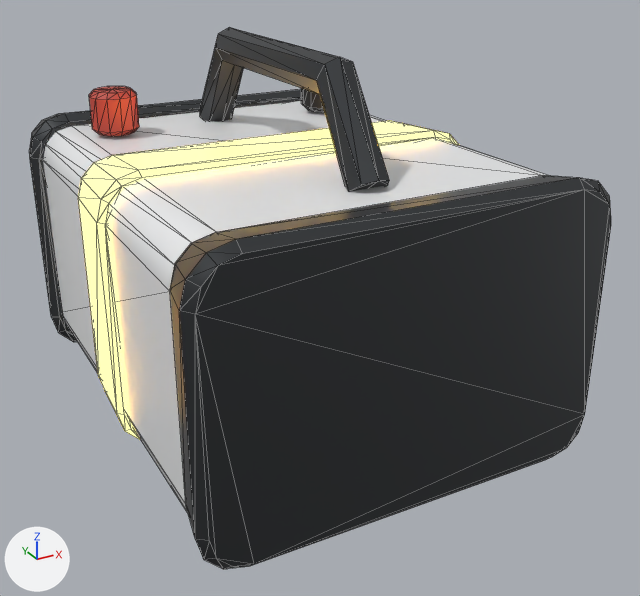
Two versions of the glTF model assets/models/items/robot_cell.glb, one commit apart.
The view is the same before and after, from a camera (50 mm lens) standing at (-0.139, -0.282, 0.109) and looking at (0.007, -0.016, -0.024). Arrows for +X, +Y and +Z are at lower left; the lights stay in place. The older version comes first. Mesh edges are drawn as thin lines. Vertices at exactly the same position are counted once.

Before the edit, the objects in view are built like this:
```python
me_body = bpy.data.meshes.new('body')
me_body.from_pydata(...)  # 476 vertices, 904 faces; spans x -0.073..0.073, y -0.093..0.093, z -0.068..0.068
# faces by material slot: [156, 464, 92, 96, 96]
me_body.materials.append(mat_shell)  # white #ecedef
me_body.materials.append(mat_dark)  # dark grey #45484b
me_body.materials.append(mat_warn)  # yellow #f3cb59, glowing orange #ffc44b
me_body.materials.append(mat_red)  # red #bc4538
me_body.materials.append(mat_black)  # black #2c2c2c
ob_body = bpy.data.objects.new('body', me_body)
ob_body.location = (0.0, 0.0, 0.0)
```
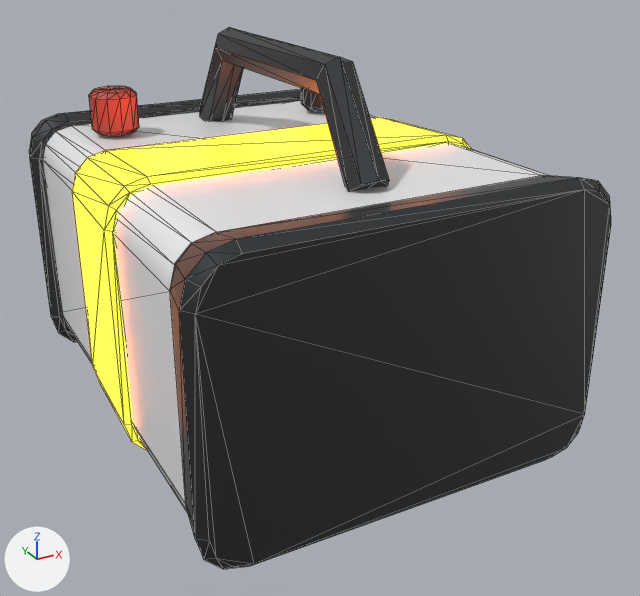
Edits to the bpy script that builds the scene:
```text
Add mat_hot:
    mat_hot = principled_material('Hot')
    mat_hot.base_color = (0.85, 0.22, 0.02)  # orange #ed8127
    mat_hot.roughness = 0.4
    mat_hot.emission_color = (1.0, 0.222, 0.0111)  # orange #ff821b
    mat_hot.emission_strength = 5.4
Change me_body:
    where me_body.from_pydata(...)  # 476 vertices, 904 faces; spans x -0.073..0.073, y -0.093..0.093, z -0.068..0.068
    used by ob_body; location = (0.0, 0.0, 0.0)
    me_body part 1: 92 faces spanning x -0.072..0.071, y -0.024..0.024, z -0.067..0.033 switch from mat_warn (yellow #f3cb59, glowing orange #ffc44b) to mat_hot (orange #ed8127, glowing orange #ff821b)
```

Changed parts and their boxes (x1, y1, x2, y2) in the pictures (640 x 596 px):
part 1 of me_body, recoloured: before (78, 121, 459, 439); after (72, 117, 471, 450)
